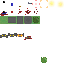
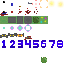
Revision of a layered w=64, h=64 image; what changed, layer by layer:
painted on "Bakgrund" over [2, 16, 63, 48]
